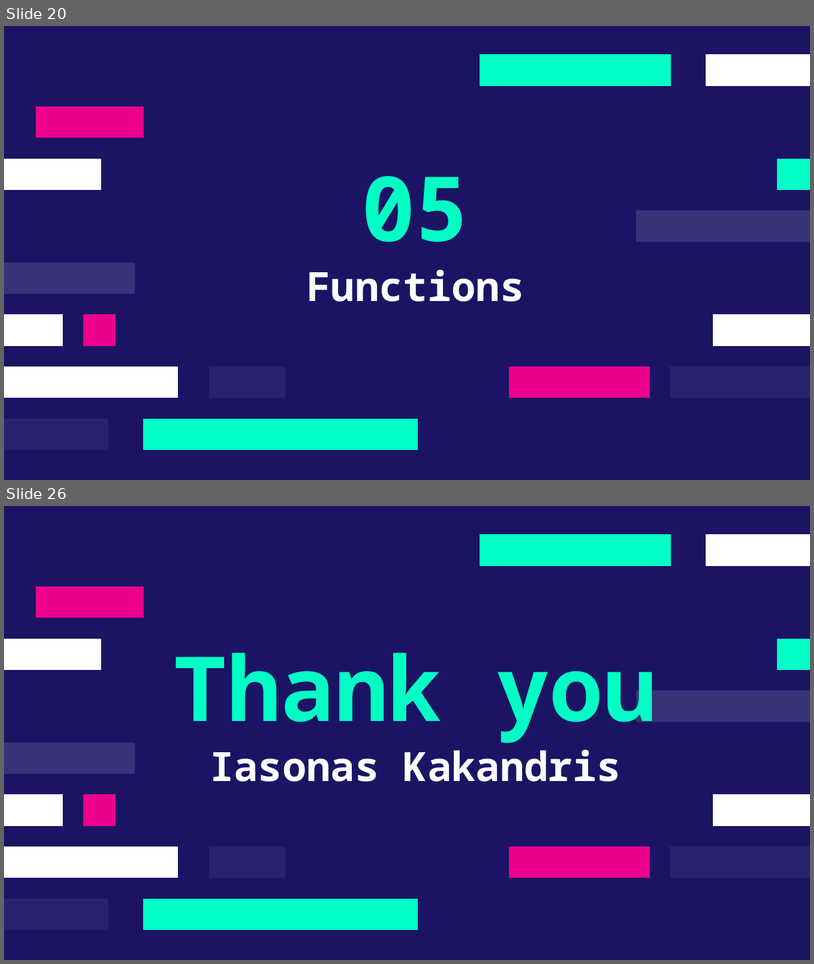
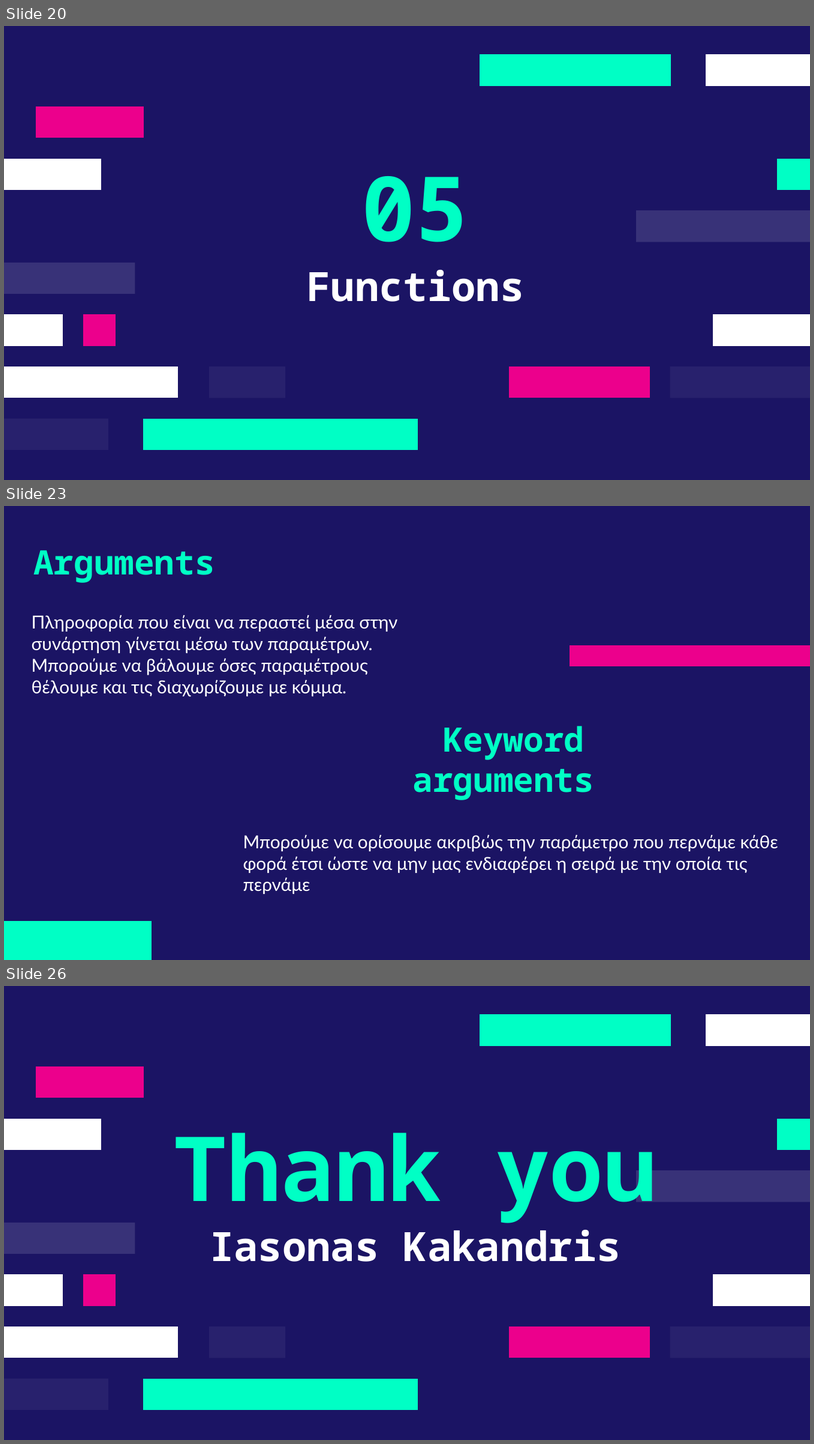
Before and after one commit to deepblue597/python_tutorial, a slide deck: lesson 2/Lesson 2 Python.pptx. Shown one above the other, each under a label of ours: slides 20 and 26 before the commit, slides 20, 23 and 26 after it; the slides between them are not shown. The pictures are 814x964 and 814x1444 pixels, drawn with LibreOffice and Linux fonts; fonts in the diff are those of the drawing. Boxes give left, top, right and bottom in pixels: in the first picture for what was removed or moved away, otherwise in the second. Text is boxed around its words. In the diff, an @@ line names an element or a change of style, - is before the commit and + after.

```diff
--- a/lesson 2/Lesson 2 Python.pptx
+++ b/lesson 2/Lesson 2 Python.pptx
@@ slide 23 added at (4, 506, 810, 960), background #1B1464 @@
@@ title added at (33, 550, 215, 583), 30 pt, text #00FFC5, bold @@
+Arguments
@@ text added at (32, 615, 398, 697), 16 pt, text #FFFFFF @@
+Πληροφορία που είναι να περαστεί μέσα στην συνάρτηση γίνεται μέσω των παραμέτρων. Μπορούμε να βάλουμε όσες παραμέτρους θέλουμε και τις διαχωρίζουμε με κόμμα.
@@ freeform shape added at (570, 645, 810, 666), fill #EC008C @@
@@ text added at (413, 726, 594, 800), 30 pt, text #00FFC5, bold @@
+Keyword arguments
@@ text added at (243, 834, 779, 894), 16 pt, text #FFFFFF @@
+Μπορούμε να ορίσουμε ακριβώς την παράμετρο που περνάμε κάθε φορά έτσι ώστε να μην μας ενδιαφέρει η σειρά με την οποία τις περνάμε
@@ freeform shape added at (4, 921, 152, 959), fill #00FFC5 @@
```
Also in this commit, not shown: 4 slides changed, 4 other slides added, 5 slides removed.
